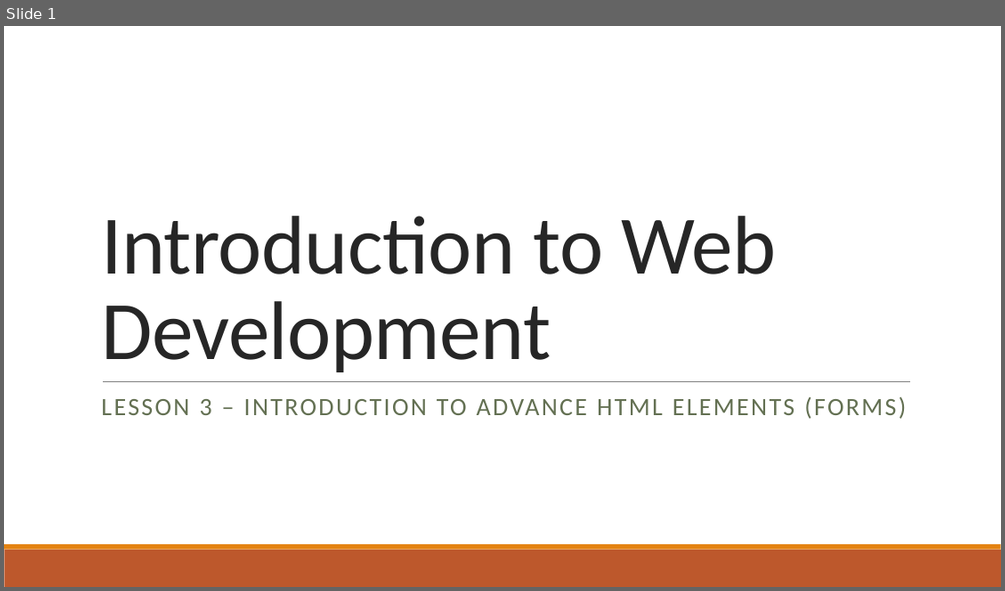
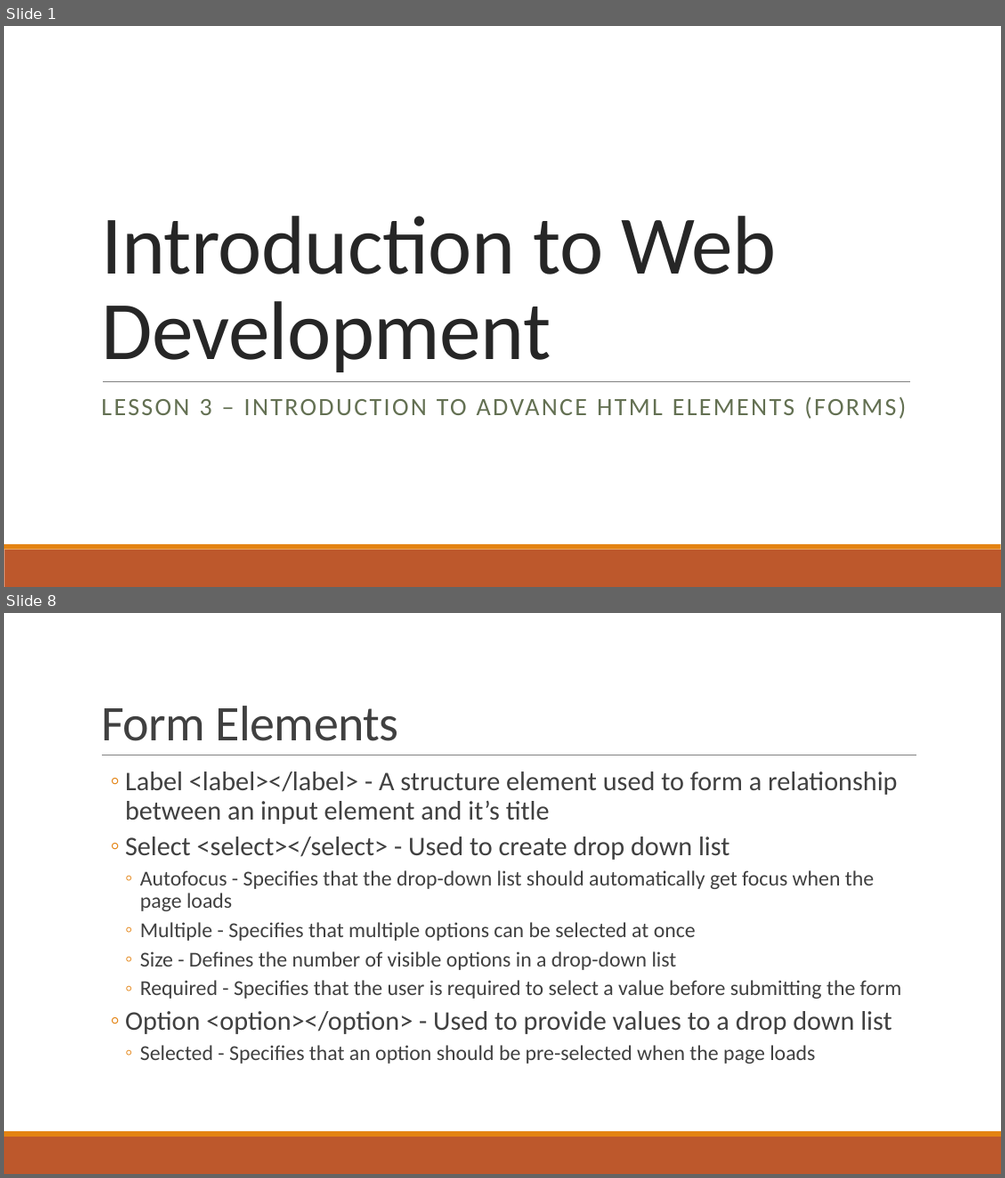
Before and after one commit to Code-Flo/Introduction_To_Web_Development, a slide deck: Class 3/Introduction to Web Development_Lesson3.pptx. Shown one above the other, each under a label of ours: slide 1 before the commit, slides 1 and 8 after it; the slides between them are not shown. The pictures are 1005x591 and 1005x1178 pixels, drawn with LibreOffice and Linux fonts; fonts in the diff are those of the drawing. Boxes give left, top, right and bottom in pixels: in the first picture for what was removed or moved away, otherwise in the second. Text is boxed around its words. In the diff, an @@ line names an element or a change of style, - is before the commit and + after.

```diff
--- a/Class 3/Introduction to Web Development_Lesson3.pptx
+++ b/Class 3/Introduction to Web Development_Lesson3.pptx
@@ slide 8 added at <box>4,613,1001,1174</box>, background #FFFFFF; not listed: 2 template elements that a slide beside it also shows @@
@@ title added at <box>101,706,399,741</box>, 48 pt, text #404040 @@
+Form Elements
@@ line added from (102, 755) to (917, 755), #808080 0.5 pt @@
@@ text added at <box>125,771,902,1063</box>, 20.4 pt, text #404040 @@
+  ◦ Label <label></label> - A structure element used to form a relationship between an input element and it’s title
+  ◦ Select <select></select> - Used to create drop down list
+    ◦ Autofocus - Specifies that the drop-down list should automatically get focus when the page loads
+    ◦ Multiple - Specifies that multiple options can be selected at once
+    ◦ Size - Defines the number of visible options in a drop-down list
+    ◦ Required - Specifies that the user is required to select a value before submitting the form
+  ◦ Option <option></option> - Used to provide values to a drop down list
+    ◦ Selected - Specifies that an option should be pre-selected when the page loads
```
Also in this commit, not shown: 3 slides changed, 5 other slides added, 17 other files.
